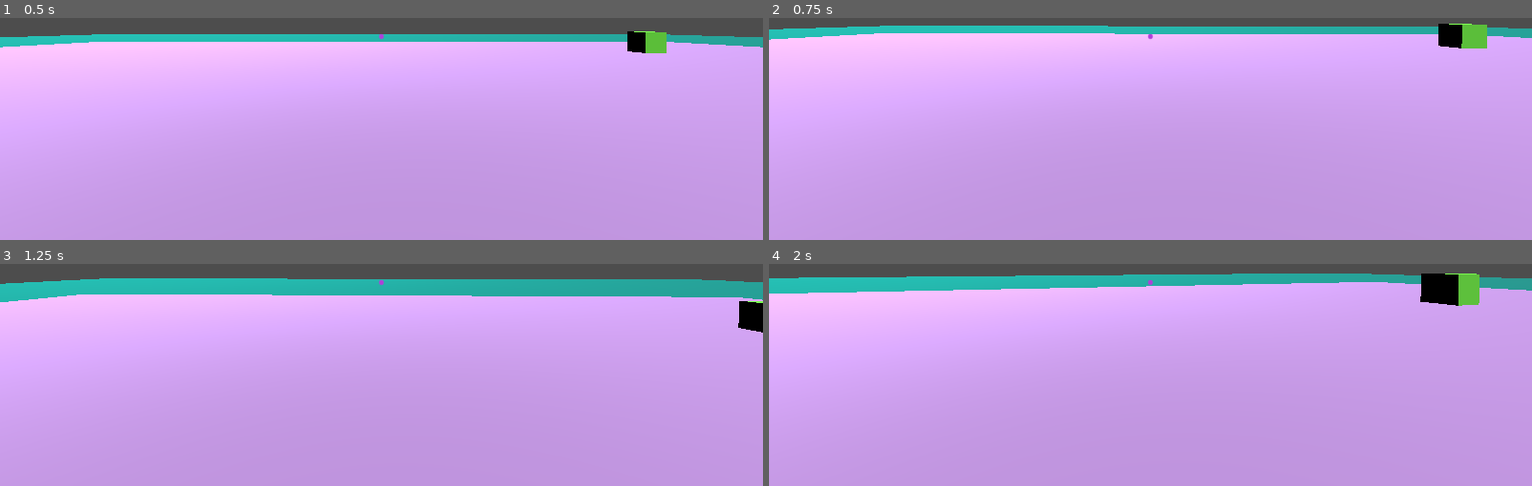
Above: before the commit, frames 1-4 (two rows, left to right).
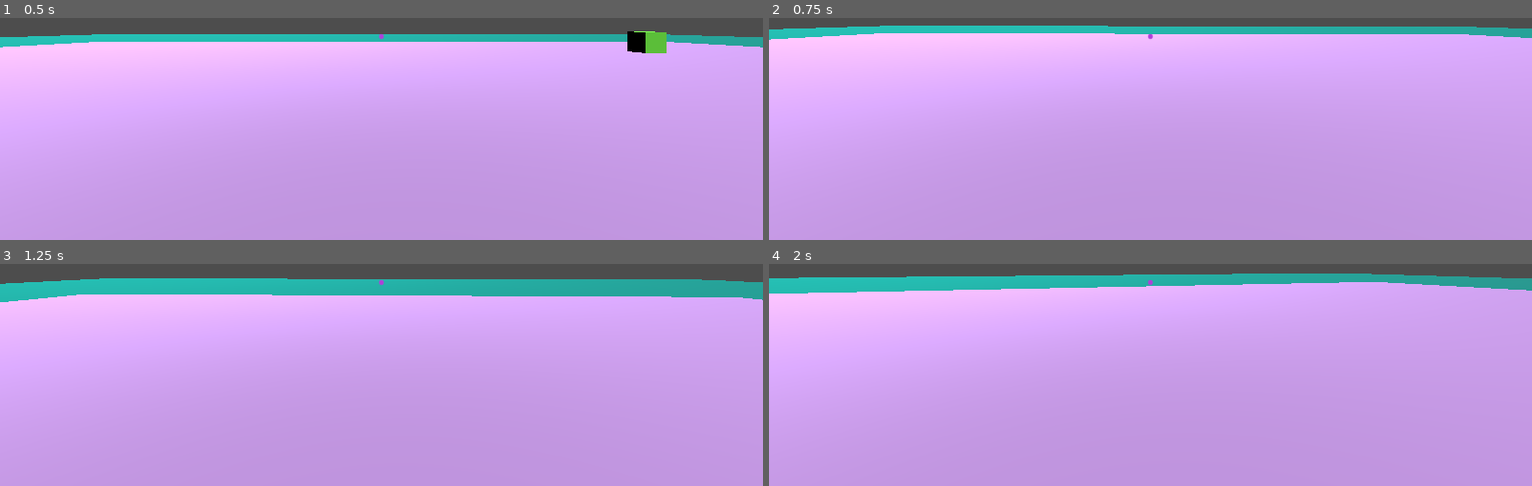
Above: after the commit, the same moments.

Repository: Maurice438361/SlimeClash
Game: Godot game, scene res://Scenes/world.tscn
Two runs of this game, one before a commit and one after it. Both use one fixed random seed, a clock stepped at 60 frames per second and the inputs below.
Inputs (mouse positions are in pixels of both pictures, inside the frame that each line leads up to):
- Up to frame 1 (0.5 s): no input
- Up to frame 2 (0.75 s): tap Enter at 0.5 s; move the mouse to (1142, 33) at 0.52 s; hold W (up) from 0.53 s (still down); tap H at 0.6 s; click (1142, 33) at 0.67 s
- Up to frame 3 (1.25 s): keep holding W (up); tap Space (jump) at 0.77 s
- Up to frame 4 (2 s): keep holding W (up); move the mouse to (1203, 277) at 1.27 s; tap H at 1.35 s; tap Space (jump) at 1.52 s

Frame 1 is identical in both runs. In frame 2, 0.7% of the frame differs, in the area x 87-95%, y 2-14%; in frame 3, 0.4%; in frame 4, 1.1%, in the area x 85-94%, y 4-19%.

Commit message:
add new slime mob

Diff:
--- a/slimeclash/Mob.gd
+++ b/slimeclash/Mob.gd
@@ -1,6 +1,6 @@
 extends StaticBody3D
 
-@export var max_health: int = 100
+@export var max_health: int = 25
 
 var current_health: int
 
--- a/slimeclash/Scenes/world.tscn
+++ b/slimeclash/Scenes/world.tscn
@@ -1,9 +1,10 @@
-[gd_scene load_steps=12 format=3 uid="uid://c83d7qwec7hga"]
+[gd_scene load_steps=13 format=3 uid="uid://c83d7qwec7hga"]
 
 [ext_resource type="PackedScene" uid="uid://btexn452patpm" path="res://Objects/player.tscn" id="1_a02cp"]
 [ext_resource type="PackedScene" uid="uid://o3ufcfihvcb" path="res://Scenes/dialogue_trigger.tscn" id="2_go701"]
 [ext_resource type="PackedScene" uid="uid://c83sdxrsq82q2" path="res://Scenes/dialogue_ui.tscn" id="3_5a7ea"]
 [ext_resource type="PackedScene" uid="uid://dyj56a4uguck0" path="res://mobs.tscn" id="4_8j60k"]
+[ext_resource type="PackedScene" uid="uid://di5tshwawmiv7" path="res://slimemob.glb" id="5_fo5ed"]
 
 [sub_resource type="BoxShape3D" id="BoxShape3D_a02cp"]
 
@@ -81,3 +82,6 @@
 
 [node name="mob" parent="." instance=ExtResource("4_8j60k")]
 transform = Transform3D(1, 0, 0, 0, 1, 0, 0, 0, 1, 12.9865, 0.103589, -13.7027)
+
+[node name="slimemob" parent="." instance=ExtResource("5_fo5ed")]
+transform = Transform3D(-0.0859734, 0, -0.996297, 0, 1, 0, 0.996297, 0, -0.0859734, 15.5548, 0.00624132, 8.87892)
Binary file added: slimeclash/slimemob.glb
Not shown, added: slimeclash/slimemob.glb.import
Binary file added: slimeclash/slimemob_colormap.png
Not shown, added: slimeclash/slimemob_colormap.png.import
